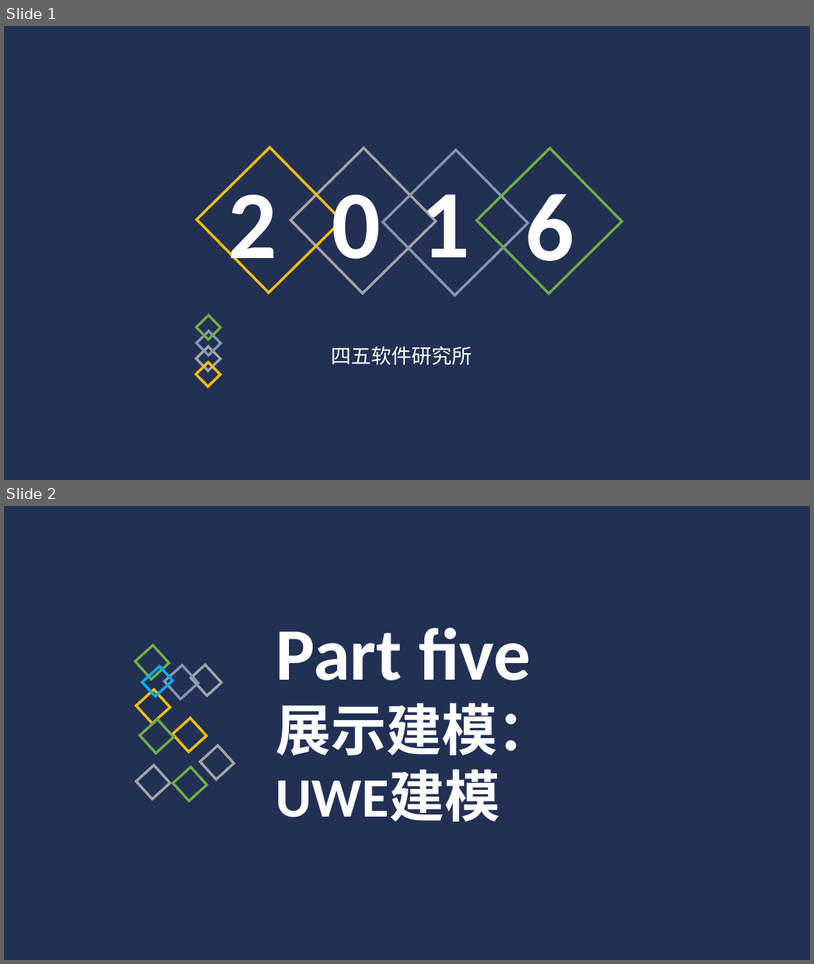
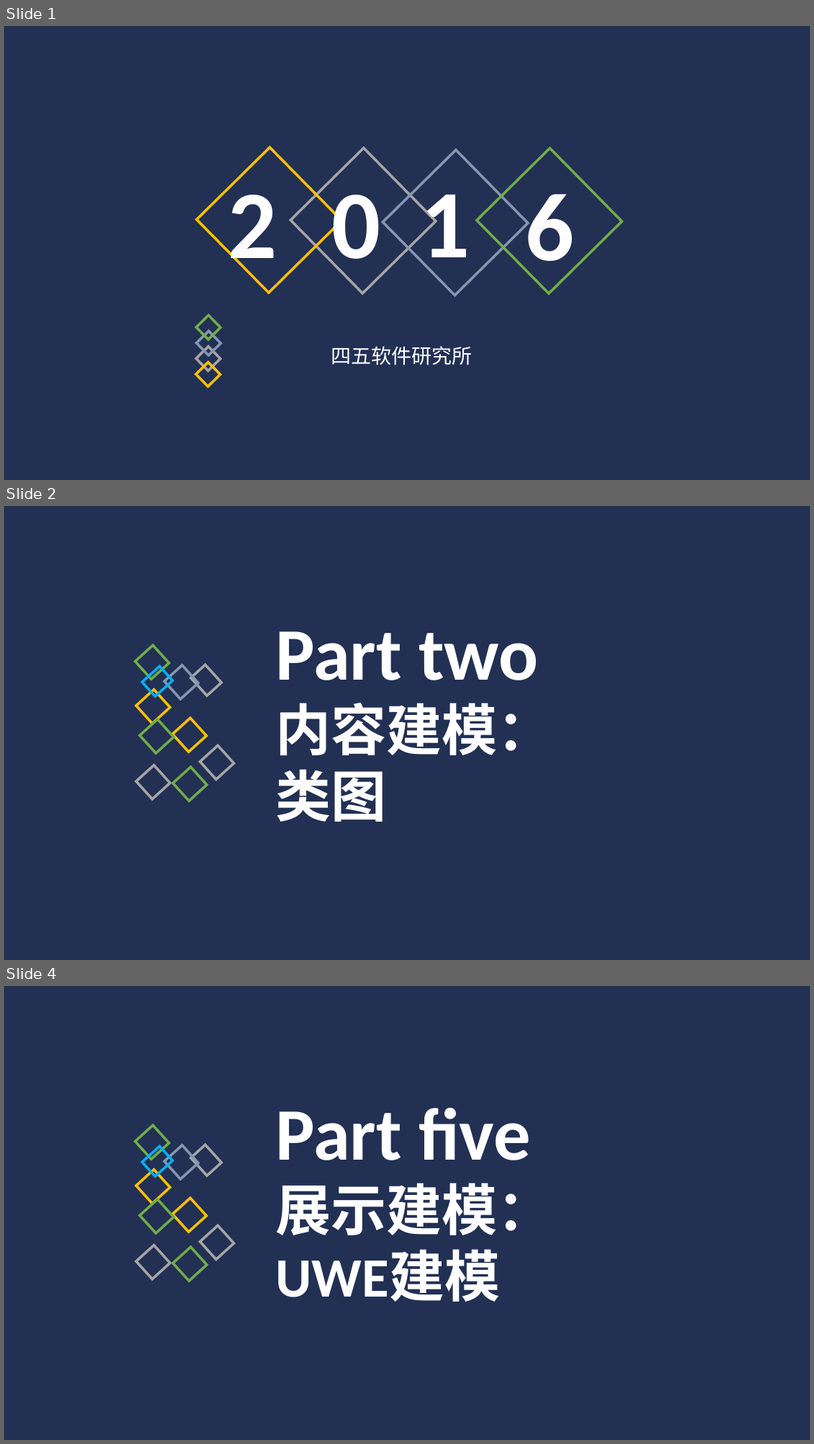
Before and after one commit to Glossy/WebEngineering, a slide deck: 应用建模.pptx. Shown one above the other, each under a label of ours: slides 1 and 2 before the commit, slides 1, 2 and 4 after it; the slides between them are not shown. The pictures are 814x964 and 814x1444 pixels, drawn with LibreOffice and Linux fonts; fonts in the diff are those of the drawing. Boxes give left, top, right and bottom in pixels: in the first picture for what was removed or moved away, otherwise in the second. Text is boxed around its words. In the diff, an @@ line names an element or a change of style, - is before the commit and + after.

Commit message:
新增类图
建立文件夹应用建模
ppt第二部分

```diff
--- a/应用建模.pptx
+++ b/应用建模.pptx
@@ slide 2 added at (4,506,810,960), background #FFFFFF; not listed: 2 template elements that a slide beside it also shows @@
@@ text added at (276,631,553,821), 88 pt, text #FFFFFF, bold @@
+Part two
+内容建模：
+类图
@@ rectangle added at (142,667,172,697), outline #00B0F0 3 pt @@
@@ group added at (135,645,234,800): 9 rectangles @@
@@ what was slide 2 is now slide 4 @@
```
Also in this commit, not shown: 1 other slide added, 1 other file.
